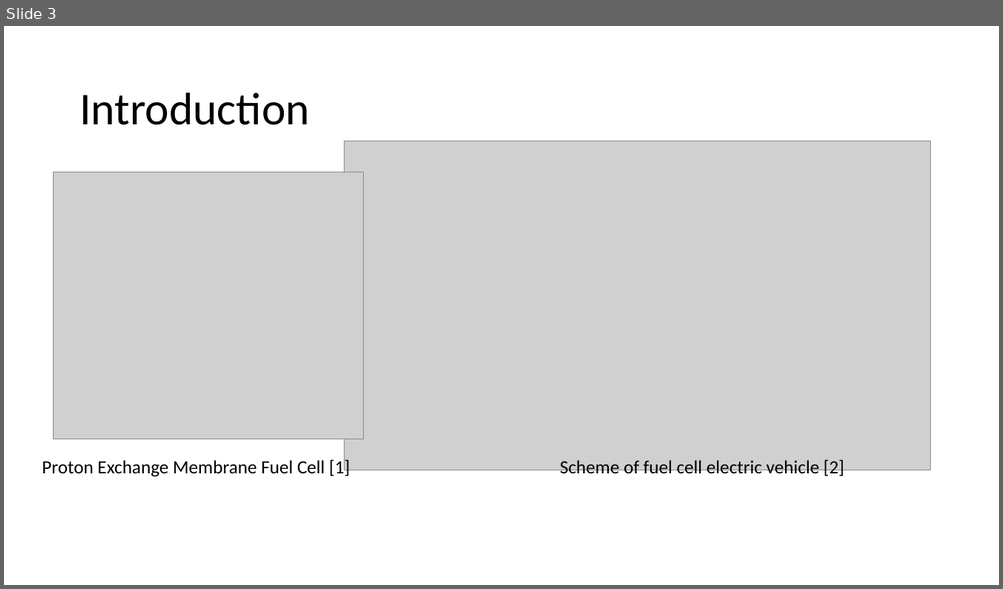
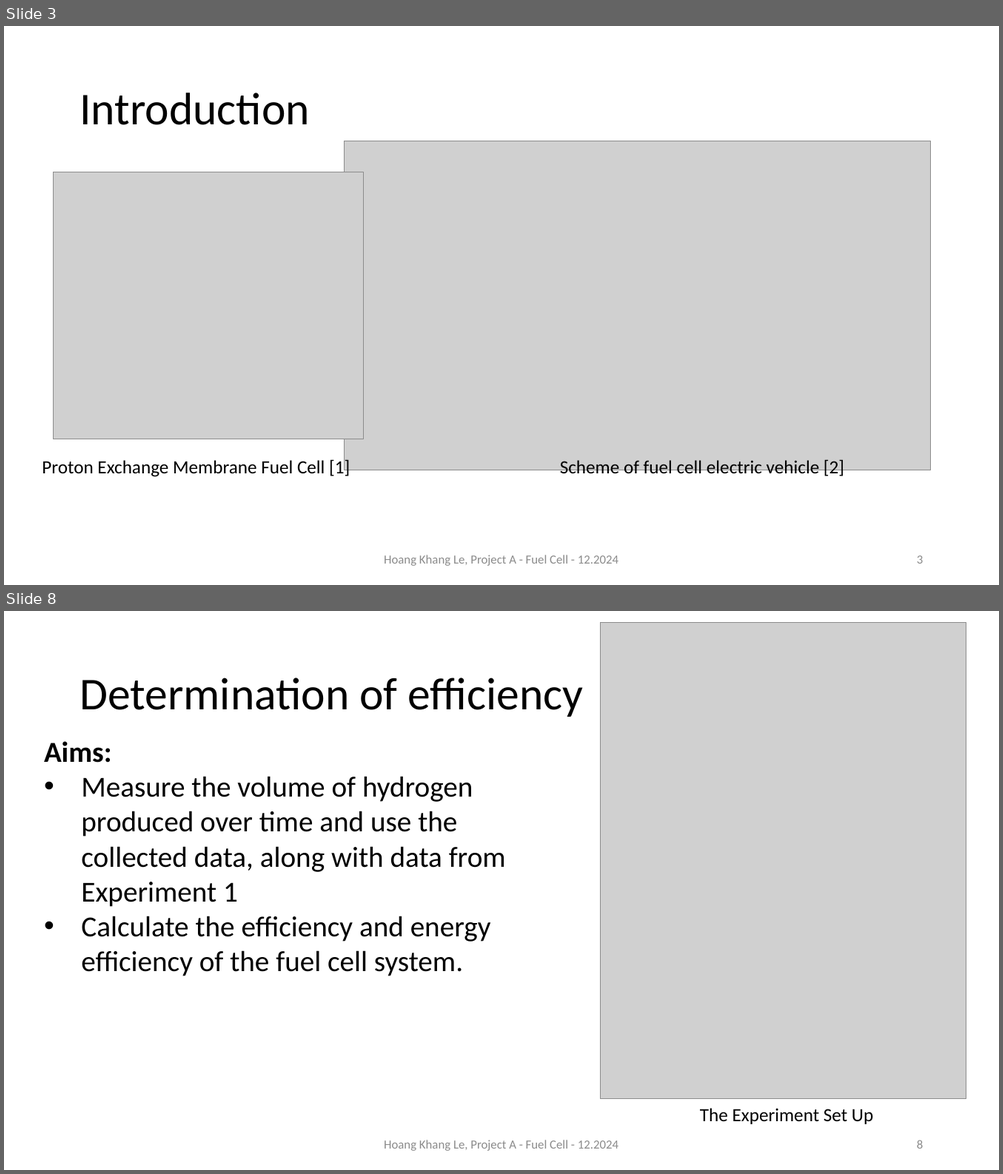
Before and after one commit to alpha7894550/ProjectA_fuelCell, a slide deck: Presentation_fuel_cell_project_khang.pptx. Shown one above the other, each under a label of ours: slide 3 before the commit, slides 3 and 8 after it; the slides between them are not shown. The pictures are 1003x589 and 1003x1174 pixels, drawn with LibreOffice and Linux fonts; fonts in the diff are those of the drawing; grey boxes stand for pictures. Boxes give left, top, right and bottom in pixels: in the first picture for what was removed or moved away, otherwise in the second. Text is boxed around its words. In the diff, an @@ line names an element or a change of style, - is before the commit and + after.

```diff
--- a/Presentation_fuel_cell_project_khang.pptx
+++ b/Presentation_fuel_cell_project_khang.pptx
@@ slide 8 added at box(4, 611, 999, 1170), background #FFFFFF @@
@@ picture added at box(600, 622, 966, 1099) @@
@@ title added at box(79, 678, 583, 717), 44 pt, text #000000 @@
+Determination of efficiency
@@ text added at box(44, 741, 506, 977), 28 pt, text #000000 @@
+Aims:
+• Measure the volume of hydrogen produced over time and use the collected data, along with data from Experiment 1
+• Calculate the efficiency and energy efficiency of the fuel cell system.
@@ text added at box(700, 1108, 873, 1125), 18 pt, text #000000 @@
+The Experiment Set Up
@@ text added at box(384, 1140, 618, 1151), 12 pt, text #8C8C8C @@
+Hoang Khang Le, Project A - Fuel Cell - 12.2024
@@ page number added at box(916, 1140, 922, 1149), 12 pt, text #8C8C8C @@
+8
@@ slide 3 changed as well @@
@@ text added at box(384, 555, 618, 566), 12 pt, text #8C8C8C @@
+Hoang Khang Le, Project A - Fuel Cell - 12.2024
@@ page number added at box(916, 556, 922, 564), 12 pt, text #8C8C8C @@
+3
```
Also in this commit, not shown: 5 other slides changed, 12 other slides added, 2 slides removed, 4 other files.
